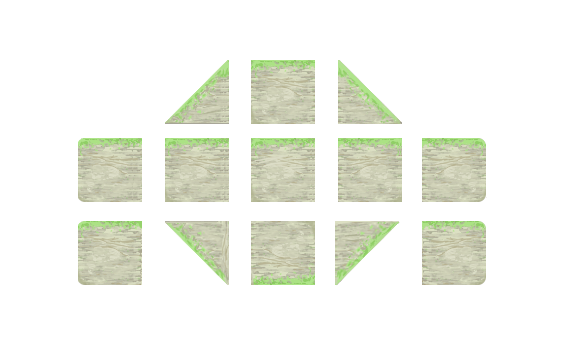
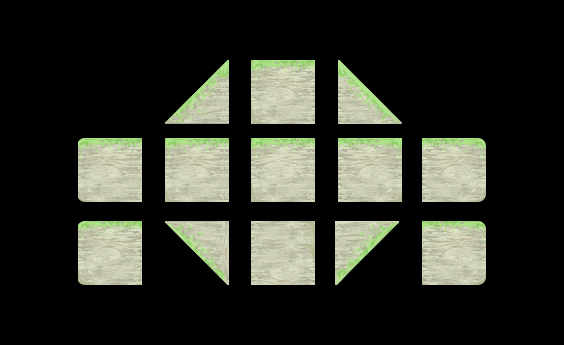
Layered file, before and after one edit (564 × 345). Changes by layer:
added layer "Layer 2" in group "스테이지2_바닥타일" over (x1=251, y1=223, x2=333, y2=285)
showed "Background" over (x1=0, y1=0, x2=564, y2=345)
